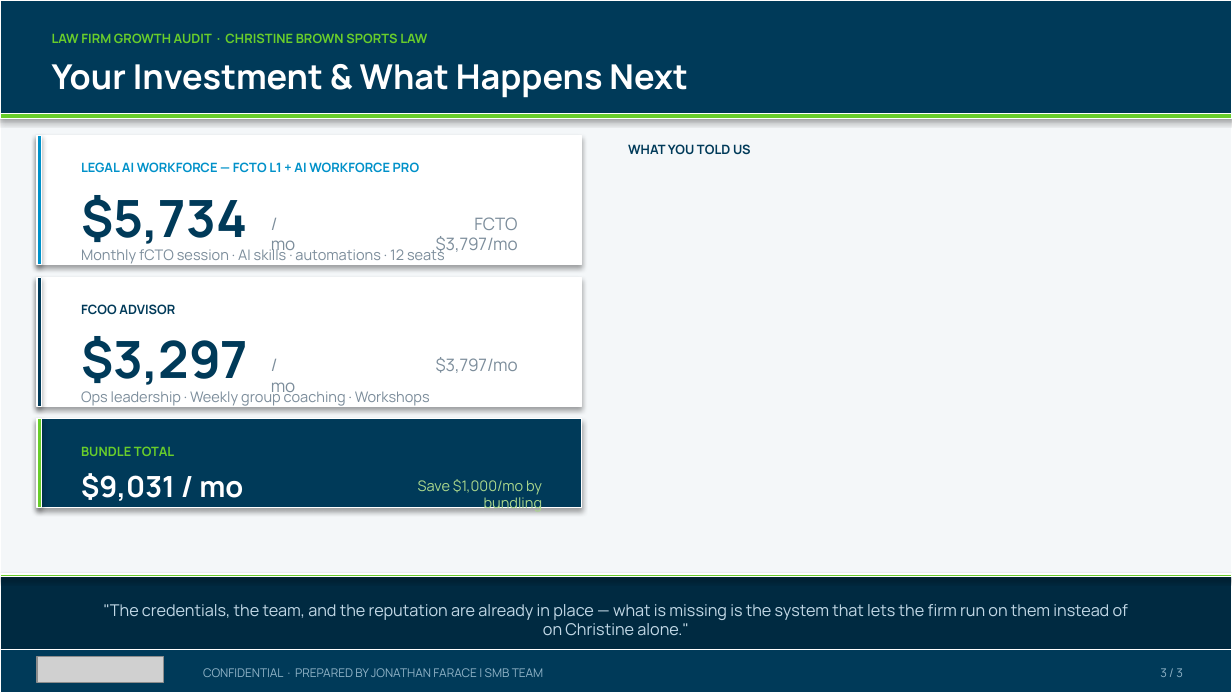
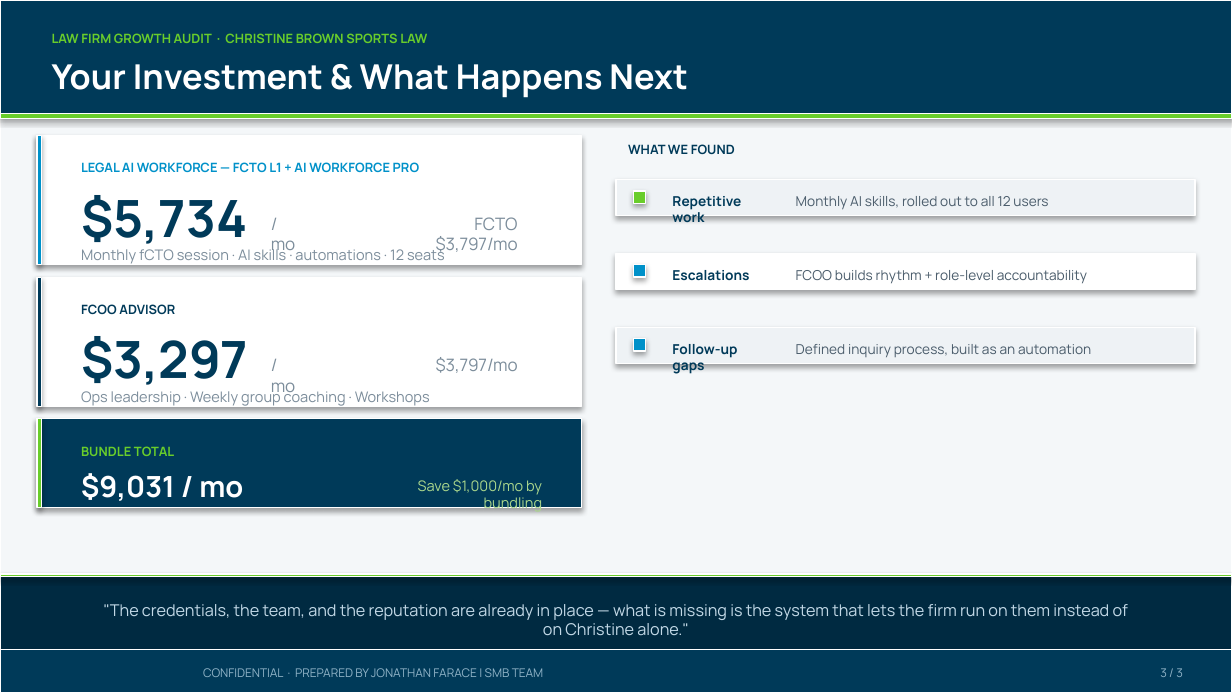
Before and after one commit to SMB-Team-Technology/workwith-smbteam, a slide deck: slide 3 of christine-brown-sports-law/Christine Brown Sports Law_October 22, 2026_Proposal.pptx. Drawn at 1232x693 pixels with LibreOffice and Linux fonts; fonts in the diff are those of the drawing; grey boxes stand for pictures. Boxes give left, top, right and bottom in pixels: in the first picture for what was removed or moved away, otherwise in the second. Text is boxed around its words. In the diff, an @@ line names an element or a change of style, - is before the commit and + after.

```diff
--- a/christine-brown-sports-law/Christine Brown Sports Law_October 22, 2026_Proposal.pptx
+++ b/christine-brown-sports-law/Christine Brown Sports Law_October 22, 2026_Proposal.pptx
@@ text at bbox=[628, 144, 735, 154]: text changed @@
-WHAT YOU TOLD US
+WHAT WE FOUND
@@ rectangle added at bbox=[616, 180, 1195, 216], fill #EEF2F5, outline #FFFFFF 0.75 pt @@
@@ rectangle added at bbox=[633, 191, 646, 203], fill #69CD2B, outline #FFFFFF 0.75 pt @@
@@ text added at bbox=[672, 196, 741, 223], 8 pt, text #003A59, bold @@
+Repetitive work
@@ text added at bbox=[796, 196, 1048, 210], 8 pt, text #4A5C6B @@
+Monthly AI skills, rolled out to all 12 users
@@ rectangle added at bbox=[616, 254, 1195, 290], fill #FFFFFF, outline #FFFFFF 0.75 pt @@
@@ rectangle added at bbox=[633, 265, 646, 277], fill #0091C9, outline #FFFFFF 0.75 pt @@
@@ text added at bbox=[672, 270, 749, 281], 8 pt, text #003A59, bold @@
+Escalations
@@ text added at bbox=[796, 270, 1087, 284], 8 pt, text #4A5C6B @@
+FCOO builds rhythm + role-level accountability
@@ rectangle added at bbox=[616, 328, 1195, 363], fill #EEF2F5, outline #FFFFFF 0.75 pt @@
@@ rectangle added at bbox=[633, 339, 646, 351], fill #0091C9, outline #FFFFFF 0.75 pt @@
@@ text added at bbox=[672, 344, 737, 374], 8 pt, text #003A59, bold @@
+Follow-up gaps
@@ text added at bbox=[796, 344, 1091, 357], 8 pt, text #4A5C6B @@
+Defined inquiry process, built as an automation
@@ picture removed at bbox=[37, 657, 164, 683] @@
```
Also in this commit, not shown: 2 other slides changed, 13 other files.
